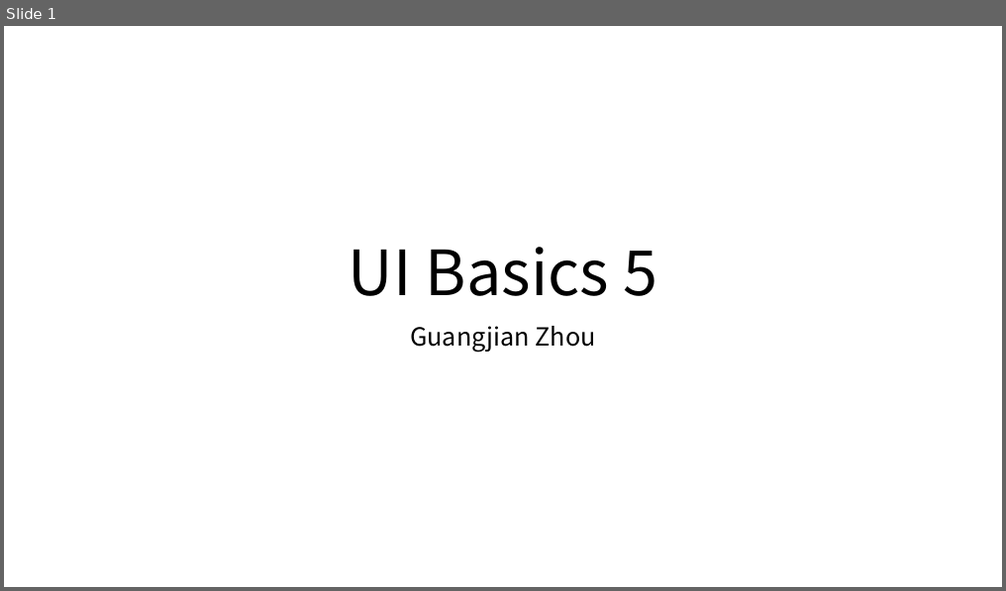
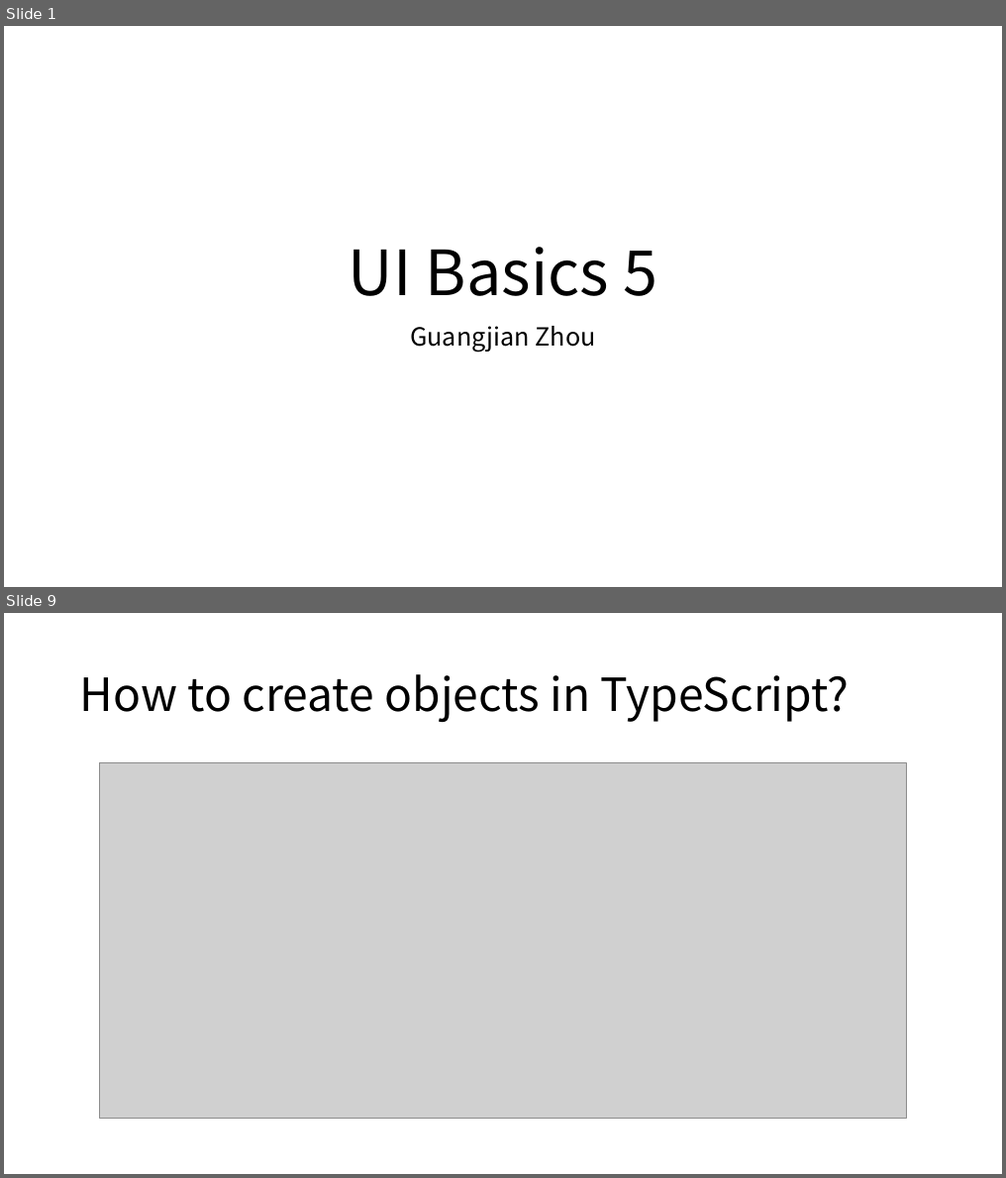
Before and after one commit to Marvioo/Cogent, a slide deck: Java Basics/UI Basics 5.pptx. Shown one above the other, each under a label of ours: slide 1 before the commit, slides 1 and 9 after it; the slides between them are not shown. The pictures are 1006x591 and 1006x1178 pixels, drawn with LibreOffice and Linux fonts; fonts in the diff are those of the drawing; grey boxes stand for pictures. Boxes give left, top, right and bottom in pixels: in the first picture for what was removed or moved away, otherwise in the second. Text is boxed around its words. In the diff, an @@ line names an element or a change of style, - is before the commit and + after.

```diff
--- a/Java Basics/UI Basics 5.pptx
+++ b/Java Basics/UI Basics 5.pptx
@@ slide 9 added at (4, 613, 1002, 1174), background #FFFFFF @@
@@ title added at (80, 674, 849, 722), 44 pt, text #000000 @@
+How to create objects in TypeScript?
@@ picture added at (100, 762, 907, 1119) @@
```
Also in this commit, not shown: 14 other slides added.
